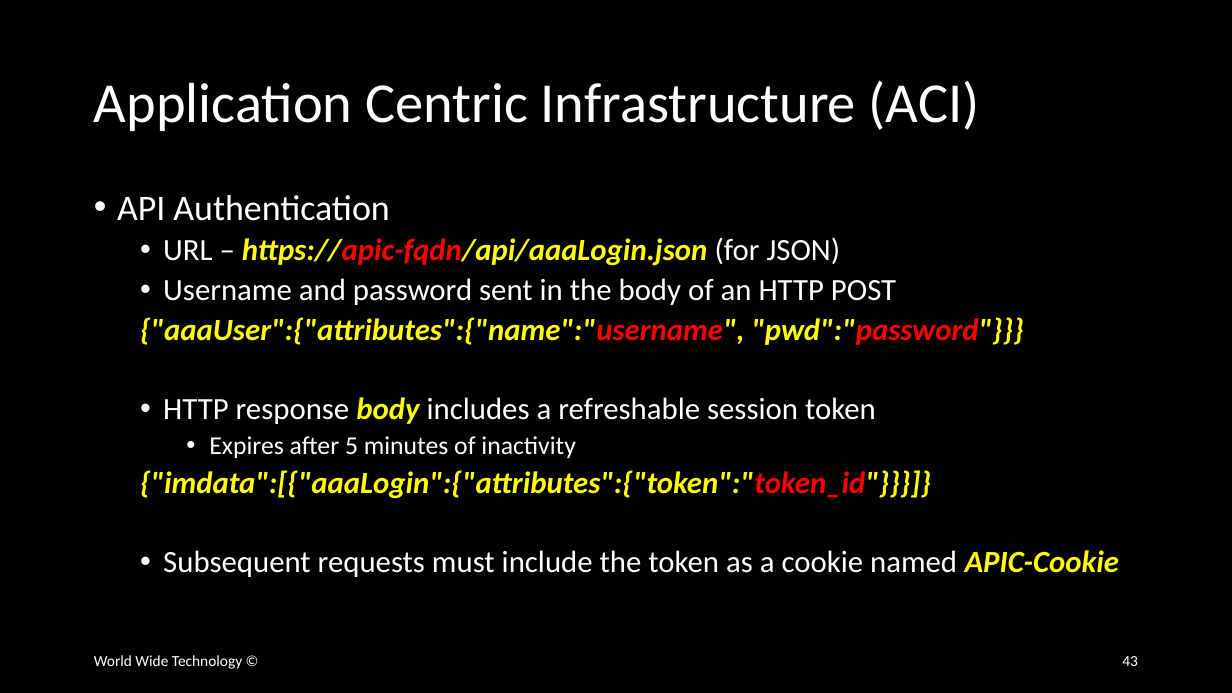
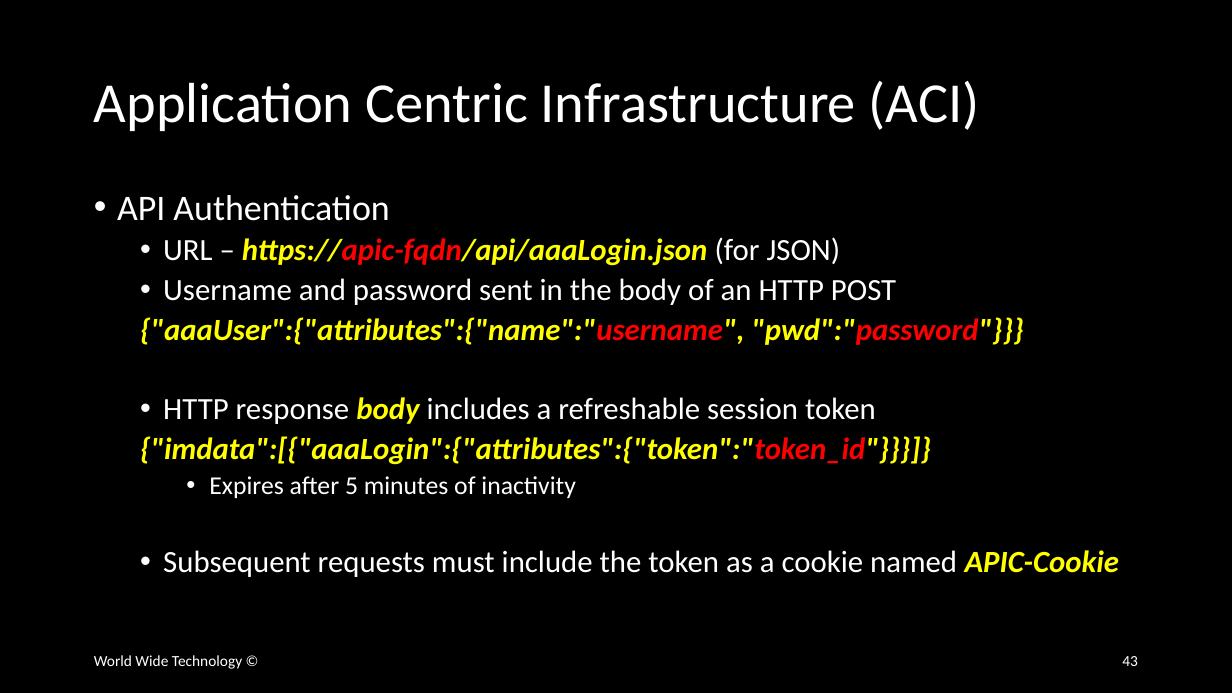
Before and after one commit to wwt/curl-requests-foundations, a slide deck: slide 43 of curl-requests-foundations.pptx. Drawn at 1232x693 pixels with LibreOffice and Linux fonts; fonts in the diff are those of the drawing. Boxes give left, top, right and bottom in pixels: in the first picture for what was removed or moved away, otherwise in the second. Text is boxed around its words. In the diff, an @@ line names an element or a change of style, - is before the commit and + after.

```diff
--- a/curl-requests-foundations.pptx
+++ b/curl-requests-foundations.pptx
@@ text at [140, 436, 931, 465]: paragraph added @@
+  {"imdata":[{"aaaLogin":{"attributes":{"token":"token_id"}}}]}
@@ text at [140, 470, 931, 499]: paragraph removed @@
-  {"imdata":[{"aaaLogin":{"attributes":{"token":"token_id"}}}]}
```
Also in this commit, not shown: 11 other slides changed, 2 slides added, 4 slides removed.
